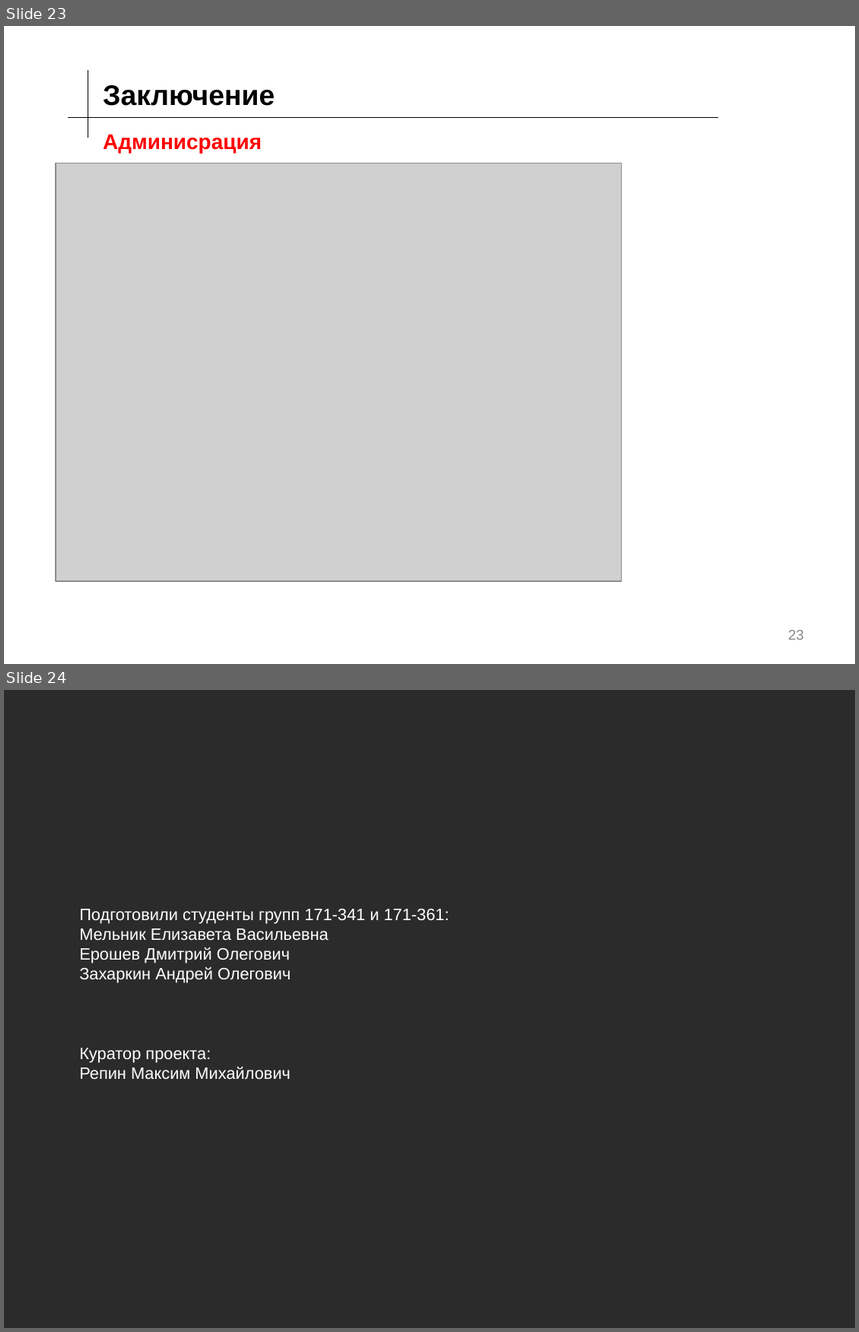
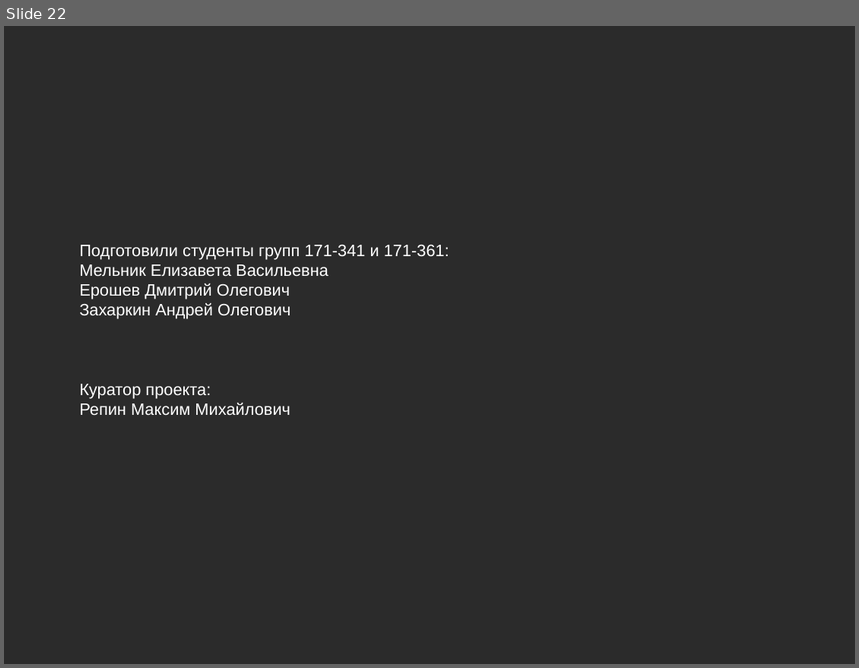
Before and after one commit to KnopaEl/Project, a slide deck: ПД(171-341).pptx. Shown one above the other, each under a label of ours: slides 23 and 24 before the commit, slide 22 after it. The pictures are 859x1332 and 859x668 pixels, drawn with LibreOffice and Linux fonts; fonts in the diff are those of the drawing; grey boxes stand for pictures; background and template pictures are left out; a plain dark background stands for a picture behind light text. Boxes give left, top, right and bottom in pixels: in the first picture for what was removed or moved away, otherwise in the second. Text is boxed around its words. In the diff, an @@ line names an element or a change of style, - is before the commit and + after.

```diff
--- a/ПД(171-341).pptx
+++ b/ПД(171-341).pptx
@@ slide 23 removed at (4,26,855,664), background picture (left out) @@
@@ line removed from (88, 138) to (88, 70) @@
@@ text removed at (103,85,275,106) @@
-Заключение
@@ line removed from (68, 117) to (719, 117) @@
@@ title removed at (103,134,262,153) @@
-Админисрация
@@ picture removed at (56,163,622,582) @@
@@ page number removed at (788,630,804,640) @@
-23
@@ what was slide 24 is now slide 22 @@
```
Also in this commit, not shown: 17 slides changed, 1 other slide removed.
